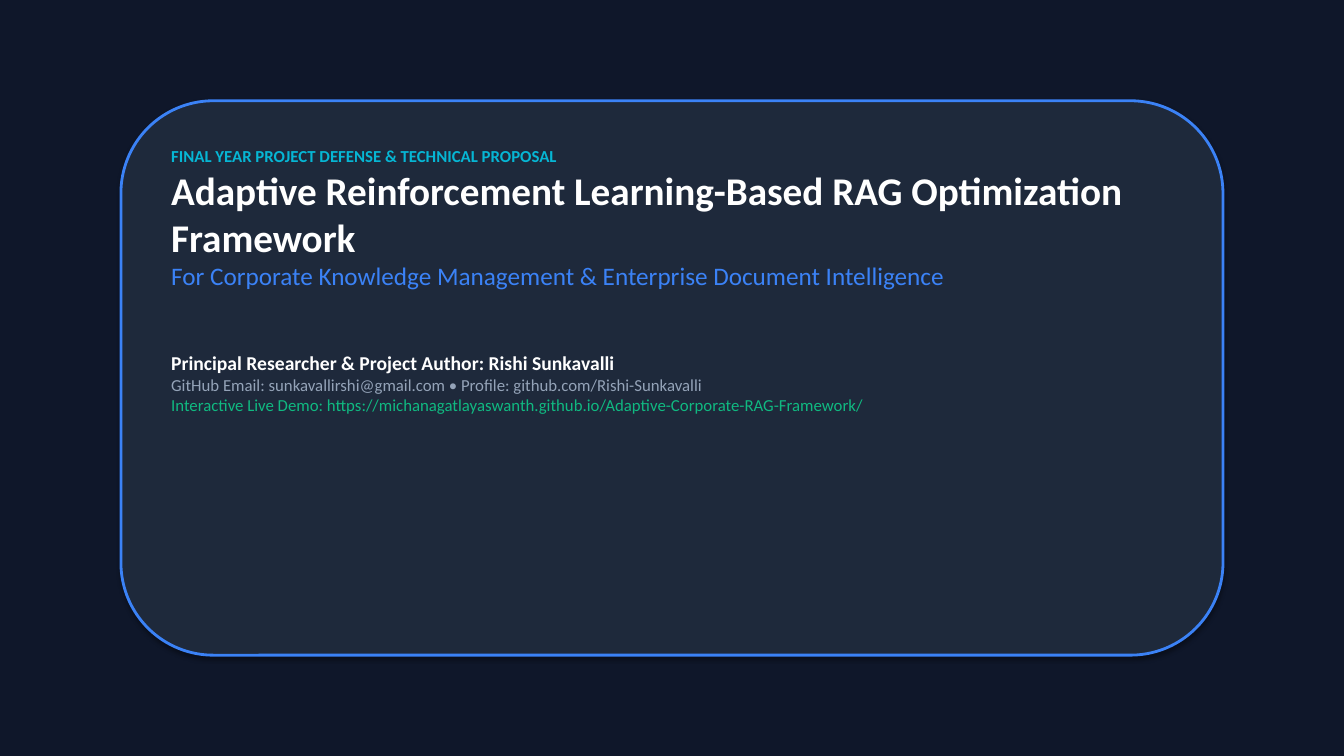
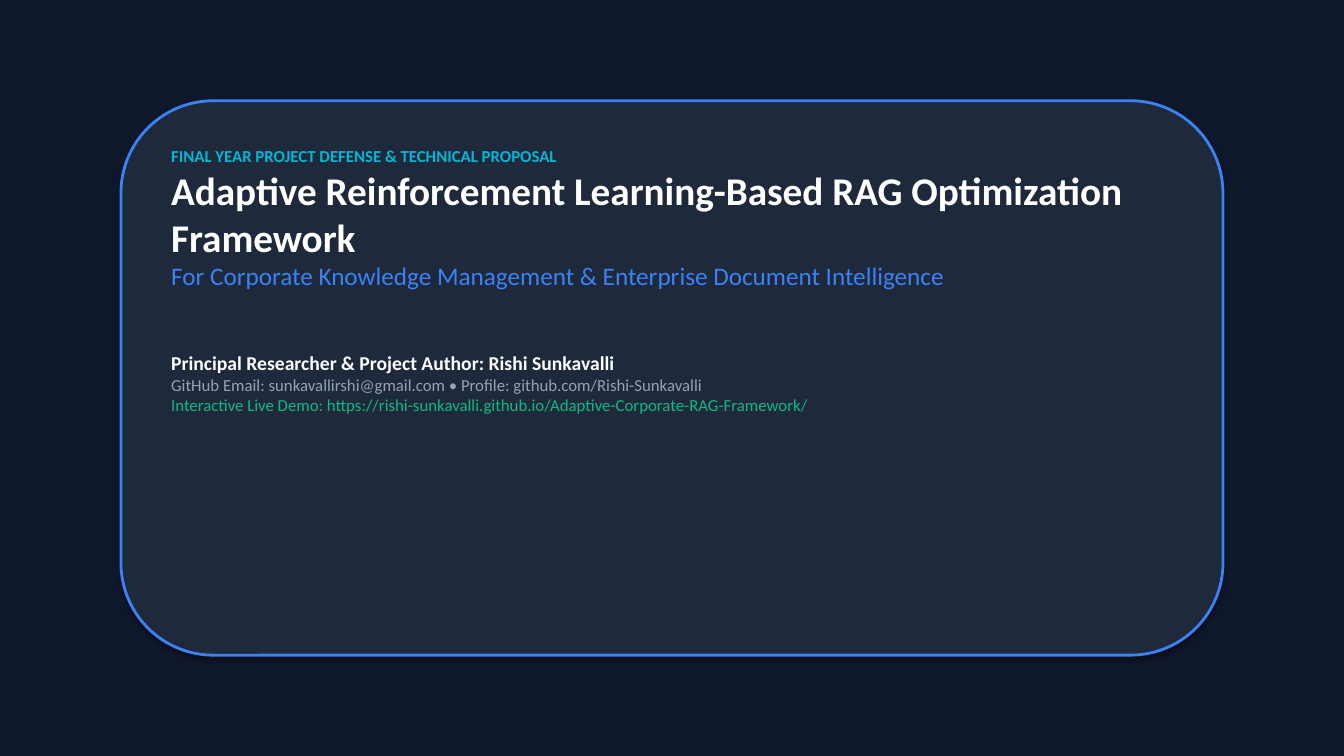
Before and after one commit to Rishi-Sunkavalli/Adaptive-Corporate-RAG-Framework, a slide deck: slide 1 of presentation/Adaptive_Corporate_RAG_Framework_Final_Presentation.pptx. Drawn at 1344x756 pixels with LibreOffice and Linux fonts; fonts in the diff are those of the drawing. Boxes give left, top, right and bottom in pixels: in the first picture for what was removed or moved away, otherwise in the second. Text is boxed around its words. In the diff, an @@ line names an element or a change of style, - is before the commit and + after.

Commit message:
docs: update repository links to Rishi-Sunkavalli and live demo URLs

```diff
--- a/presentation/Adaptive_Corporate_RAG_Framework_Final_Presentation.pptx
+++ b/presentation/Adaptive_Corporate_RAG_Framework_Final_Presentation.pptx
@@ text at box(171, 399, 807, 414): text changed @@
-Interactive Live Demo: https://michanagatlayaswanth.github.io/Adaptive-Corporate-RAG-Framework/
+Interactive Live Demo: https://rishi-sunkavalli.github.io/Adaptive-Corporate-RAG-Framework/
```
Also in this commit, not shown: 1 other slide changed, 5 other files.
